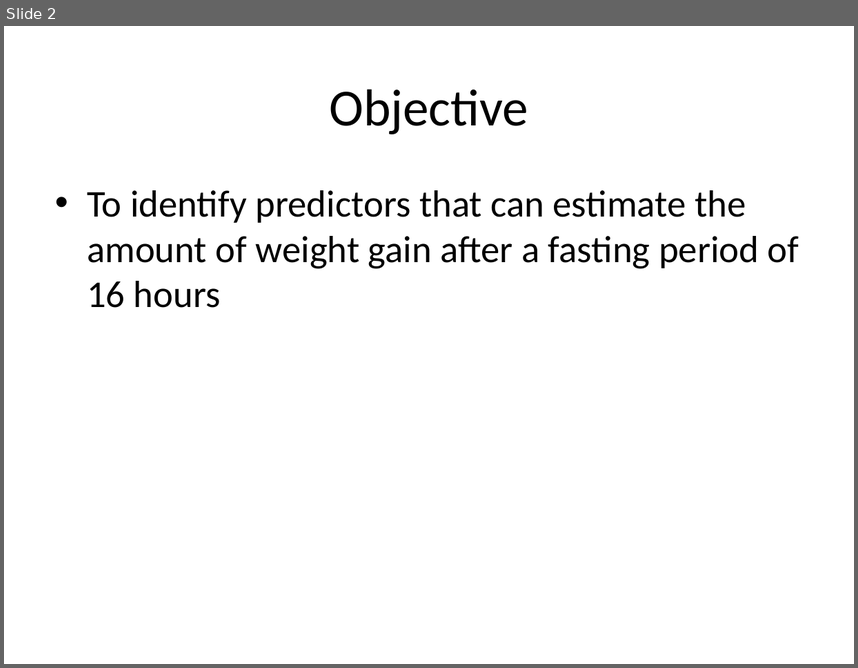
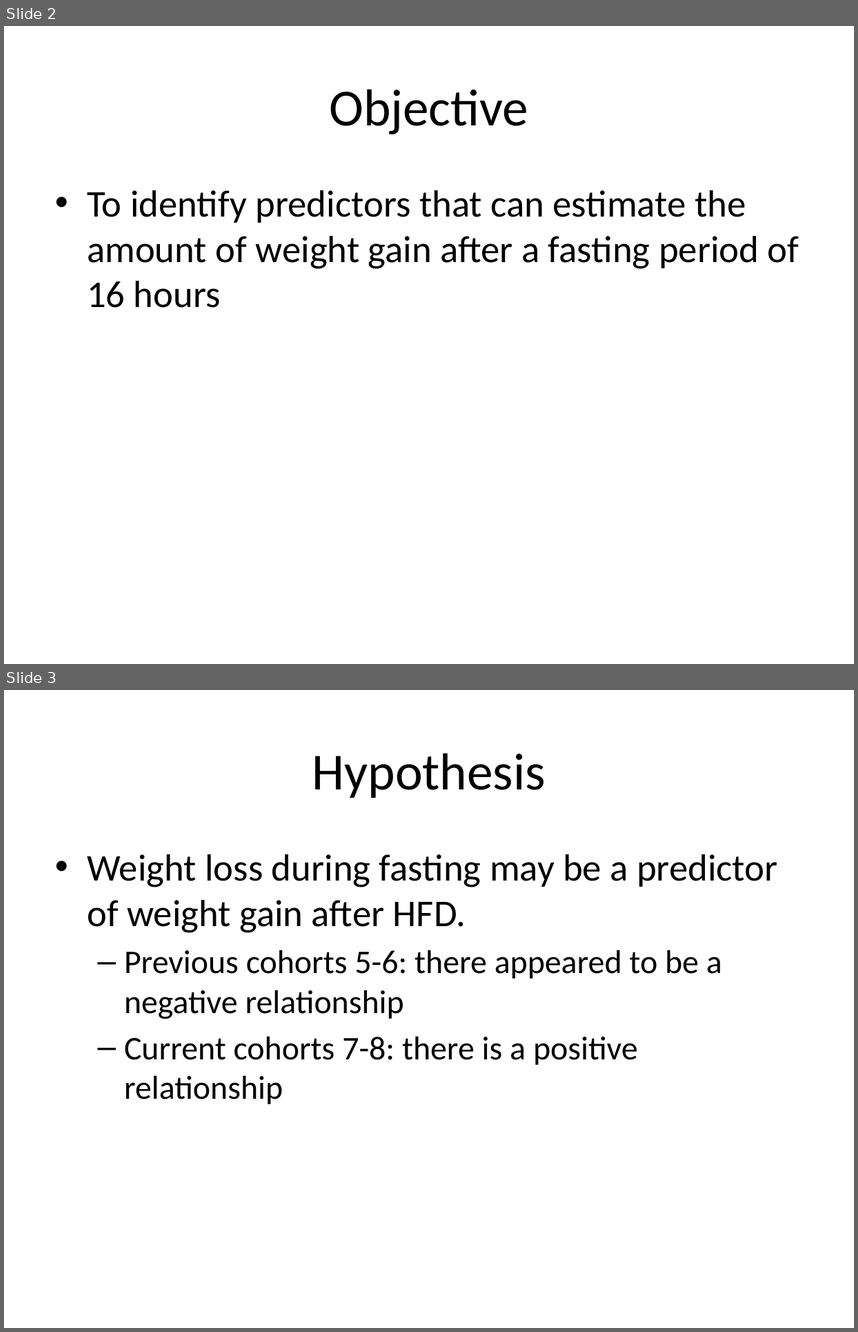
Before and after one commit to BridgesLab/PredictorsDietInducedObesity, a slide deck: ResultsSlides.pptx. Shown one above the other, each under a label of ours: slide 2 before the commit, slides 2 and 3 after it. The pictures are 858x668 and 858x1332 pixels, drawn with LibreOffice and Linux fonts; fonts in the diff are those of the drawing. Boxes give left, top, right and bottom in pixels: in the first picture for what was removed or moved away, otherwise in the second. Text is boxed around its words. In the diff, an @@ line names an element or a change of style, - is before the commit and + after.

```diff
--- a/ResultsSlides.pptx
+++ b/ResultsSlides.pptx
@@ slide 3 added at bbox=[4, 690, 854, 1328], background #FFFFFF @@
@@ title added at bbox=[312, 753, 546, 798], 44 pt, text #000000 @@
+Hypothesis
@@ text added at bbox=[87, 854, 778, 1104], 28 pt, text #000000 @@
+• Weight loss during fasting may be a predictor of weight gain after HFD.
+  – Previous cohorts 5-6: there appeared to be a negative relationship
+  – Current cohorts 7-8: there is a positive relationship
```
Also in this commit, not shown: 2 slides changed, 12 other slides added.
